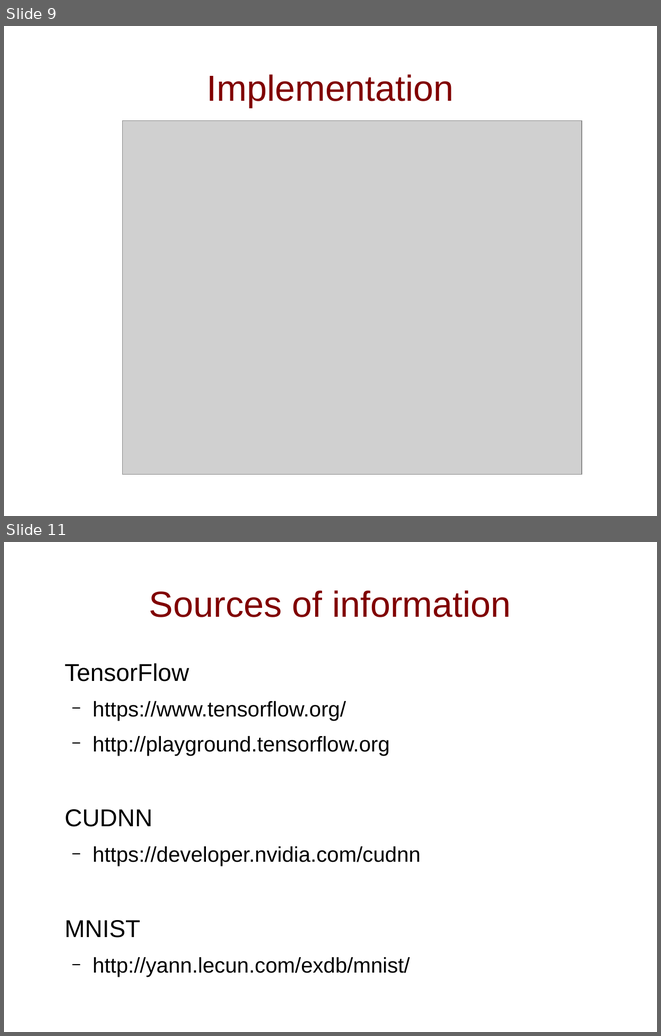
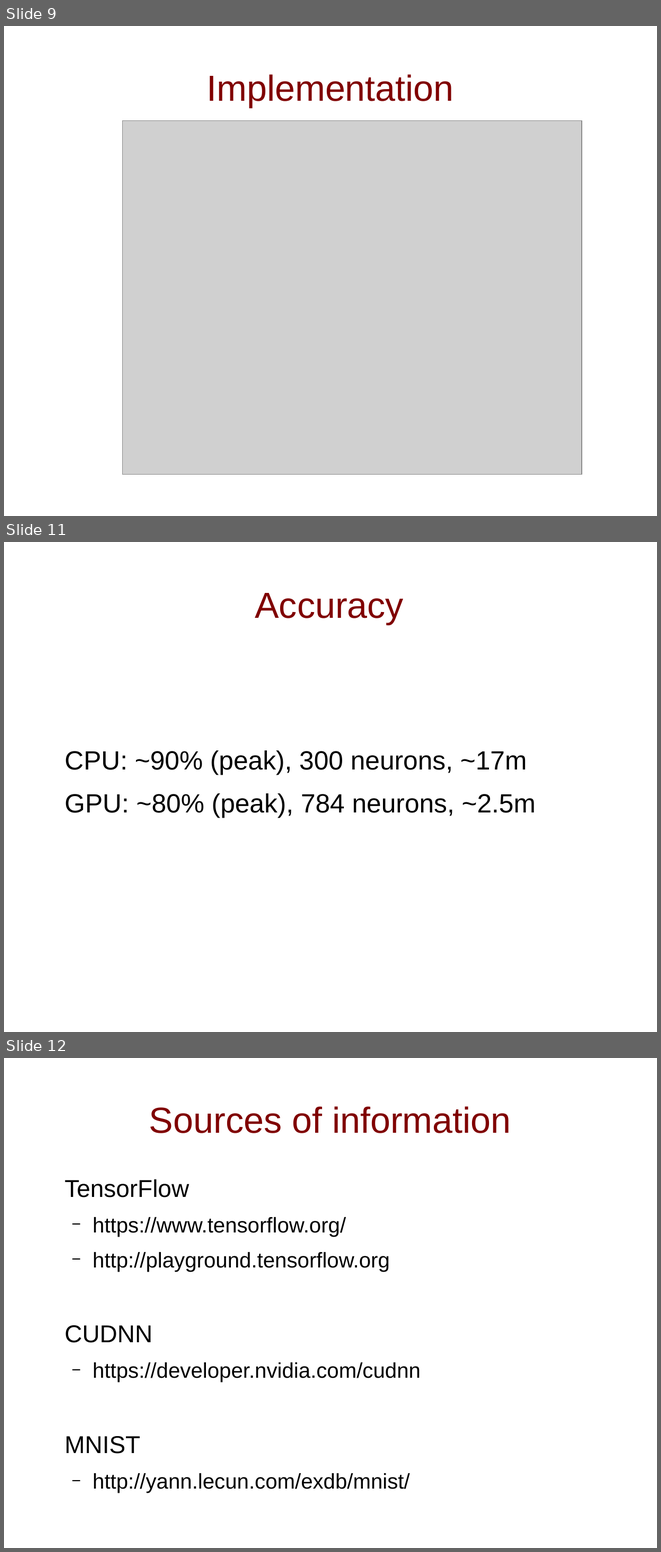
Before and after one commit to gSilas/special-palm-tree, a slide deck: presentation.odp. Shown one above the other, each under a label of ours: slides 9 and 11 before the commit, slides 9, 11 and 12 after it; the slides between them are not shown. The pictures are 661x1036 and 661x1552 pixels, drawn with LibreOffice and Linux fonts; fonts in the diff are those of the drawing; grey boxes stand for pictures. Boxes give left, top, right and bottom in pixels: in the first picture for what was removed or moved away, otherwise in the second. Text is boxed around its words. In the diff, an @@ line names an element or a change of style, - is before the commit and + after.

```diff
--- a/presentation.odp
+++ b/presentation.odp
@@ slide 11 added at bbox=[4, 542, 657, 1032], background #FFFFFF @@
@@ title added at bbox=[255, 593, 404, 624], 44 pt, text #800000 @@
+Accuracy
@@ text added at bbox=[64, 750, 536, 818], 32 pt, text #000000 @@
+CPU: ~90% (peak), 300 neurons, ~17m
+GPU: ~80% (peak), 784 neurons, ~2.5m
@@ what was slide 11 is now slide 12 @@
```
Also in this commit, not shown: 1 slide changed, 5 other files.
